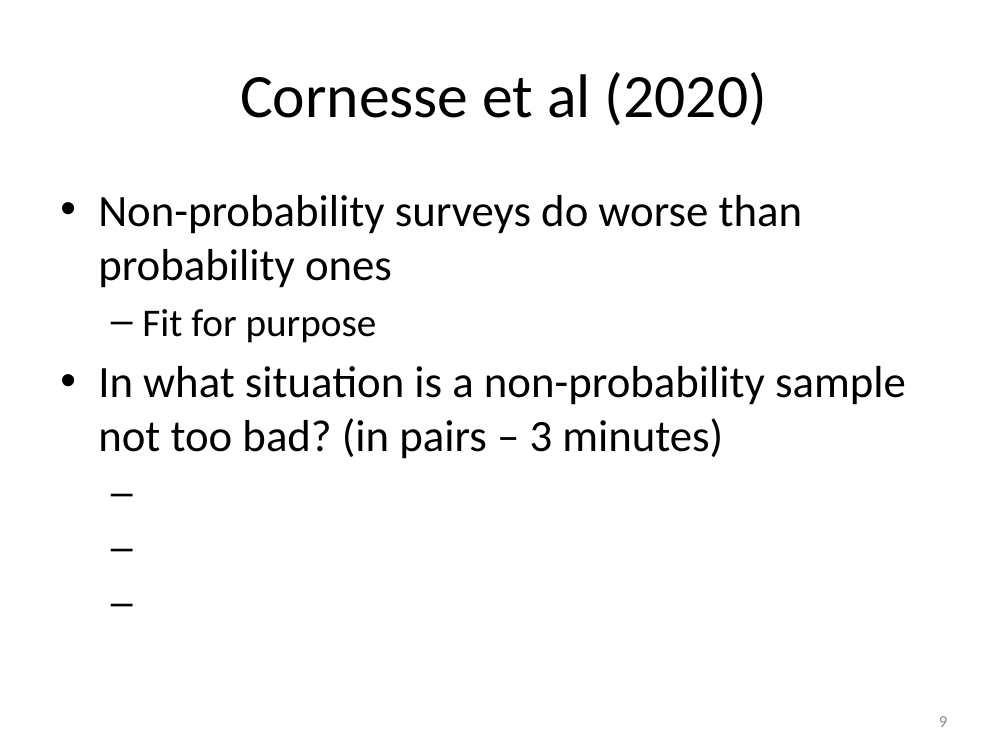
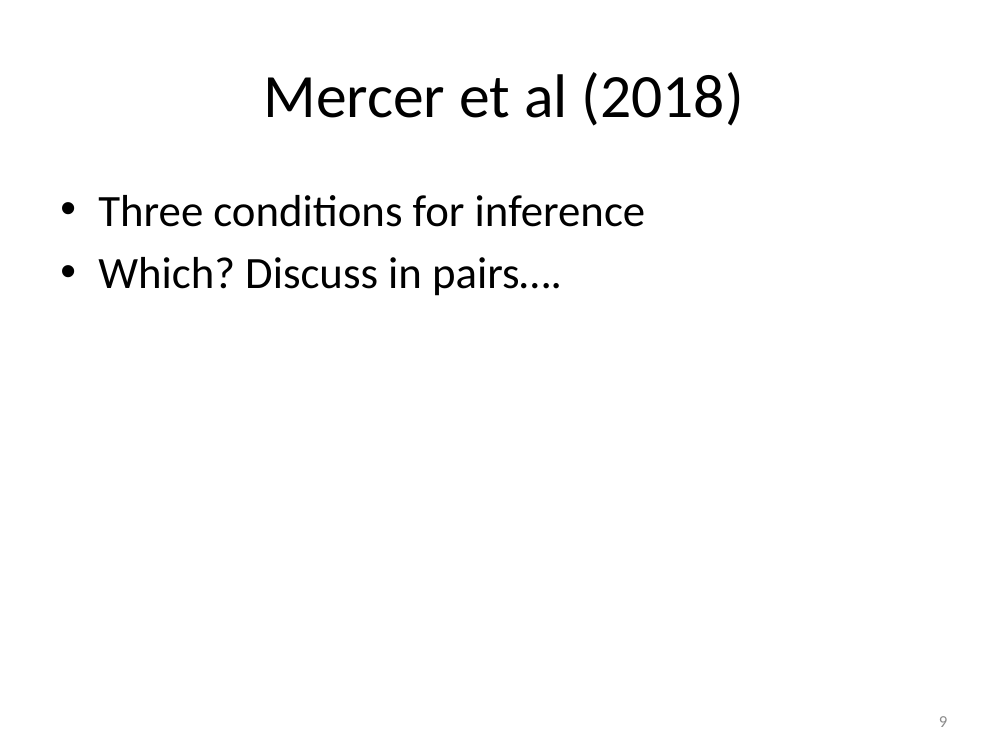
Before and after one commit to peterlugtig/peterlugtig.github.io, a slide deck: slide 9 of static/files/SDA/week13/lecture_week_13.pptx. Drawn at 1008x756 pixels with LibreOffice and Linux fonts; fonts in the diff are those of the drawing. Boxes give left, top, right and bottom in pixels: in the first picture for what was removed or moved away, otherwise in the second. Text is boxed around its words. In the diff, an @@ line names an element or a change of style, - is before the commit and + after.

```diff
--- a/static/files/SDA/week13/lecture_week_13.pptx
+++ b/static/files/SDA/week13/lecture_week_13.pptx
@@ title at (x1=263, y1=72, x2=744, y2=126): text changed @@
-Cornesse et al (2020)
+Mercer et al (2018)
@@ text at (x1=98, y1=195, x2=645, y2=296): text changed @@
-• Non-probability surveys do worse than probability ones
-  – Fit for purpose
-• In what situation is a non-probability sample not too bad? (in pairs – 3 minutes)
+• Three conditions for inference
+• Which? Discuss in pairs….
```
Also in this commit, not shown: 9 other slides changed, 3 slides added, 1 slide removed, 7 other files.
